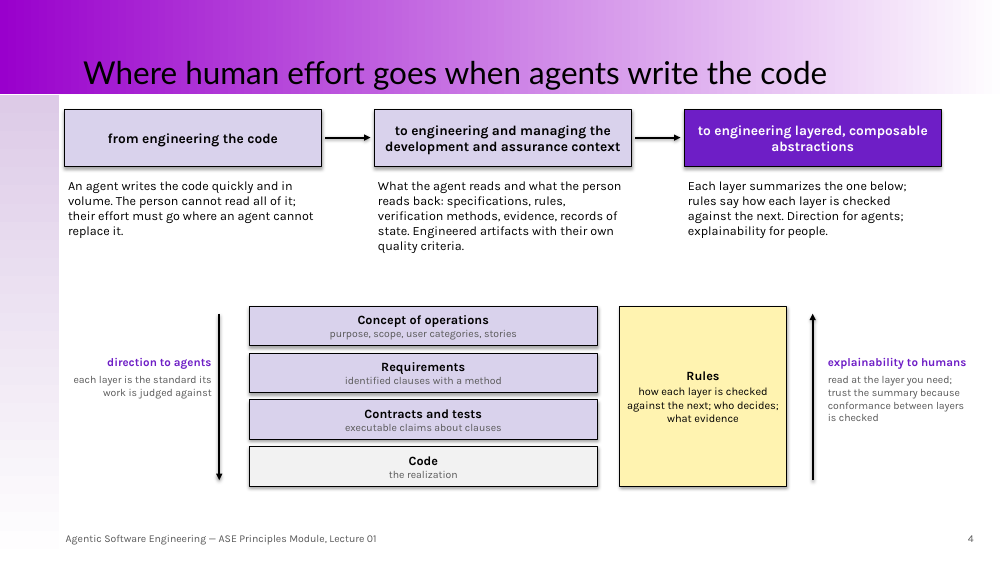
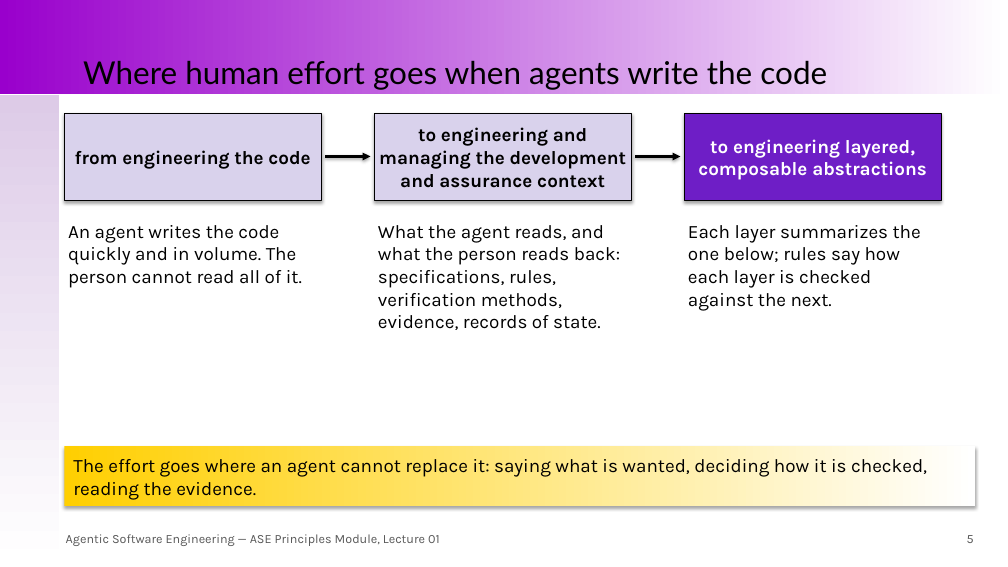
Before and after one commit to santoslab/agentic-software-engineering-public, a slide deck: slide 5 of module-ase-principles/slides/lecture-01-intent-specifications-realizations-and-judgments.pptx (slide 4 before the commit). Drawn at 1008x567 pixels with LibreOffice and Linux fonts; fonts in the diff are those of the drawing. Boxes give left, top, right and bottom in pixels: in the first picture for what was removed or moved away, otherwise in the second. Text is boxed around its words. In the diff, an @@ line names an element or a change of style, - is before the commit and + after.

```diff
--- a/module-ase-principles/slides/lecture-01-intent-specifications-realizations-and-judgments.pptx
+++ b/module-ase-principles/slides/lecture-01-intent-specifications-realizations-and-judgments.pptx
@@ rectangle "from engineering the code": place and size @@
-rectangle "from engineering the code" at (64, 110, 321, 166)
+rectangle "from engineering the code" at (64, 113, 321, 200)
@@ rectangle "to engineering and managing the ...": place and size @@
-rectangle "to engineering and managing the ..." at (374, 110, 631, 166)
+rectangle "to engineering and managing the ..." at (374, 113, 631, 200)
@@ size 13 to 18 pt in 3 elements at (64, 113, 321, 200), (374, 113, 631, 200), (684, 113, 941, 200) @@
@@ rectangle "to engineering layered, composable abstractions": place and size @@
-rectangle "to engineering layered, composable abstractions" at (684, 110, 941, 166)
+rectangle "to engineering layered, composable abstractions" at (684, 113, 941, 200)
@@ arrow moved from (325, 138) - (371, 138) to (325, 157) - (371, 157) @@
@@ arrow (325, 157) - (371, 157): stroke #000000 2 pt to #000000 2.5 pt @@
@@ arrow moved from (635, 138) - (681, 138) to (635, 157) - (681, 157) @@
@@ arrow (635, 157) - (681, 157): stroke #000000 2 pt to #000000 2.5 pt @@
@@ text at (68, 225, 302, 288): text changed; size 12 to 18 pt @@
-An agent writes the code quickly and in volume. The person cannot read all of it; their effort must go where an agent cannot replace it.
+An agent writes the code quickly and in volume. The person cannot read all of it.
@@ text at (378, 225, 620, 330): text changed; size 12 to 18 pt @@
-What the agent reads and what the person reads back: specifications, rules, verification methods, evidence, records of state. Engineered artifacts with their own quality criteria.
+What the agent reads, and what the person reads back: specifications, rules, verification methods, evidence, records of state.
@@ text at (688, 225, 921, 311): text changed; size 12 to 18 pt @@
-Each layer summarizes the one below; rules say how each layer is checked against the next. Direction for agents; explainability for people.
+Each layer summarizes the one below; rules say how each layer is checked against the next.
@@ arrow removed from (219, 314) to (219, 480) @@
@@ rectangle removed at (250, 306, 597, 346) @@
-Concept of operations
-purpose, scope, user categories, stories
@@ rectangle removed at (620, 306, 786, 486) @@
-Rules
-how each layer is checked against the next; who decides; what evidence
@@ arrow removed from (813, 480) to (813, 314) @@
@@ text removed at (74, 358, 212, 399) @@
-direction to agents
-each layer is the standard its work is judged against
@@ rectangle removed at (250, 353, 597, 392) @@
-Requirements
-identified clauses with a method
@@ text removed at (828, 358, 967, 421) @@
-explainability to humans
-read at the layer you need; trust the summary because conformance between layers is checked
@@ rectangle removed at (250, 400, 597, 439) @@
-Contracts and tests
-executable claims about clauses
@@ rectangle added at (64, 446, 975, 507), fill gradient #FFCF01 to #FFFFFF, 18 pt, text #000000 @@
+The effort goes where an agent cannot replace it: saying what is wanted, deciding how it is checked, reading the evidence.
@@ rectangle removed at (250, 447, 597, 486) @@
-Code
-the realization
@@ text "Agentic Software Engineering — ASE ..." at (66, 534, 440, 546): size 10 to 12 pt @@
@@ text at (967, 535, 974, 543): text changed; size 10 to 12 pt @@
-4
+5
```
Also in this commit, not shown: 38 other slides changed, 16 slides added, 1 other file.
